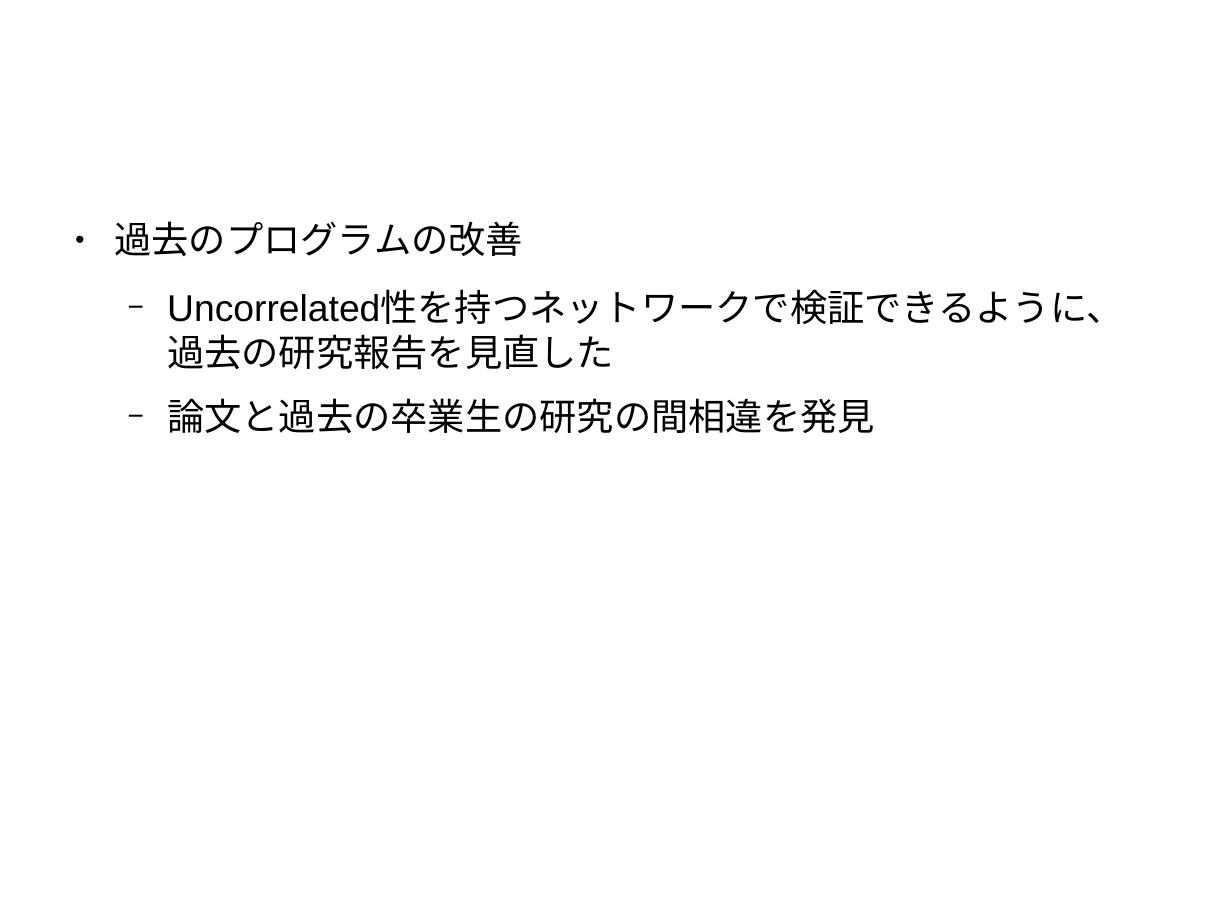
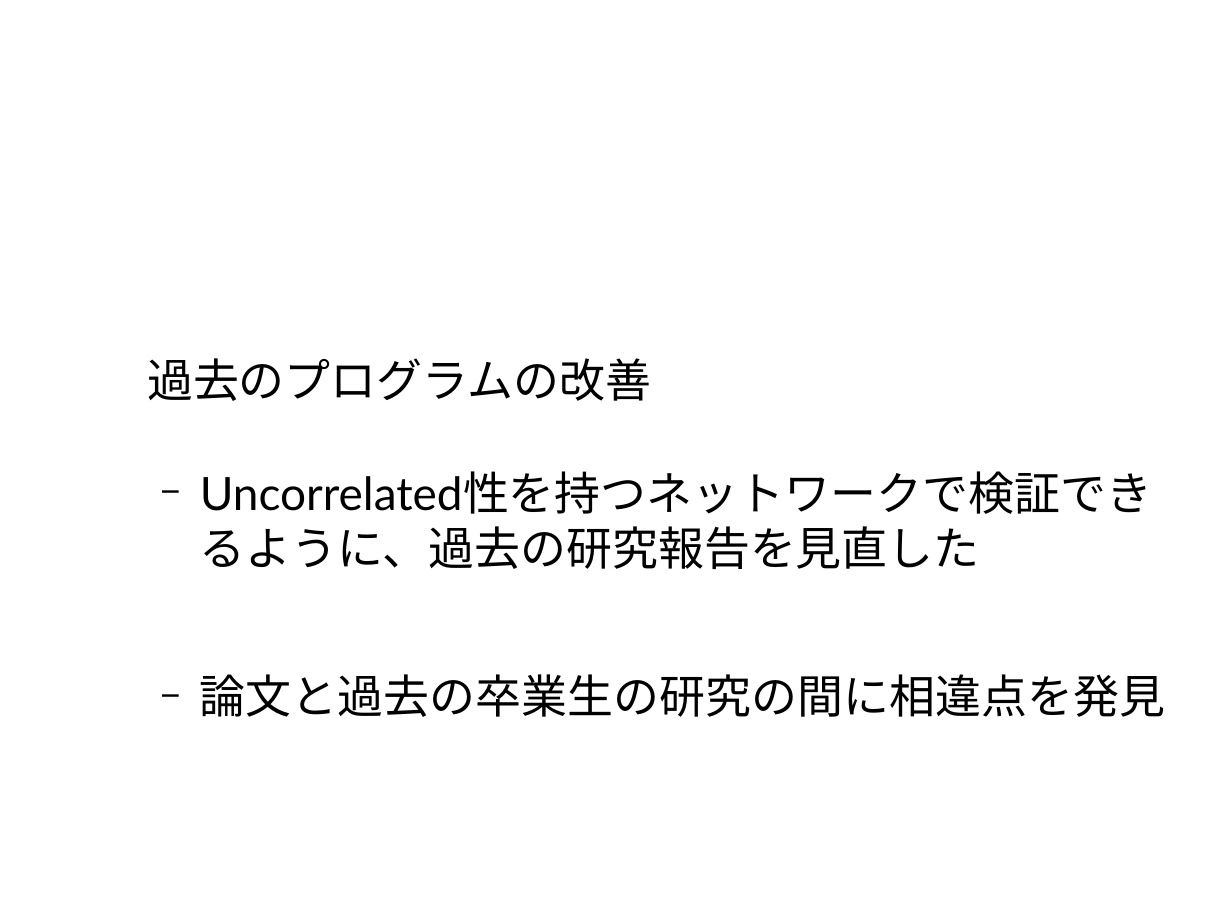
Before and after one commit to awesomest/NetWork_g-2015, a slide deck: slide 31 of 中間発表.odp (slide 28 before the commit). Drawn at 1232x924 pixels with LibreOffice and Linux fonts; fonts in the diff are those of the drawing; background and template pictures are left out. Boxes give left, top, right and bottom in pixels: in the first picture for what was removed or moved away, otherwise in the second. Text is boxed around its words. In the diff, an @@ line names an element or a change of style, - is before the commit and + after.

```diff
--- a/中間発表.odp
+++ b/中間発表.odp
@@ text "過去のプログラムの改善": place and size @@
-text "過去のプログラムの改善" at <box>114,221,1123,433</box>
+text "過去のプログラムの改善" at <box>147,358,1165,717</box>
@@ text at <box>147,358,980,569</box>: size 24 to 29.6 pt, font Arial to Lato in "過去のプログラムの改善", "Uncorrelated性を持つネットワークで検証できるように、過去の研究報告を見直した"; bullet ● to none @@
@@ text at <box>200,674,1165,717</box>: text changed; size 24 to 29.6 pt; font Arial to Lato @@
-  − 論文と過去の卒業生の研究の間相違を発見
+  − 論文と過去の卒業生の研究の間に相違点を発見
```
Also in this commit, not shown: 36 other slides changed, 6 slides added, 2 slides removed.
